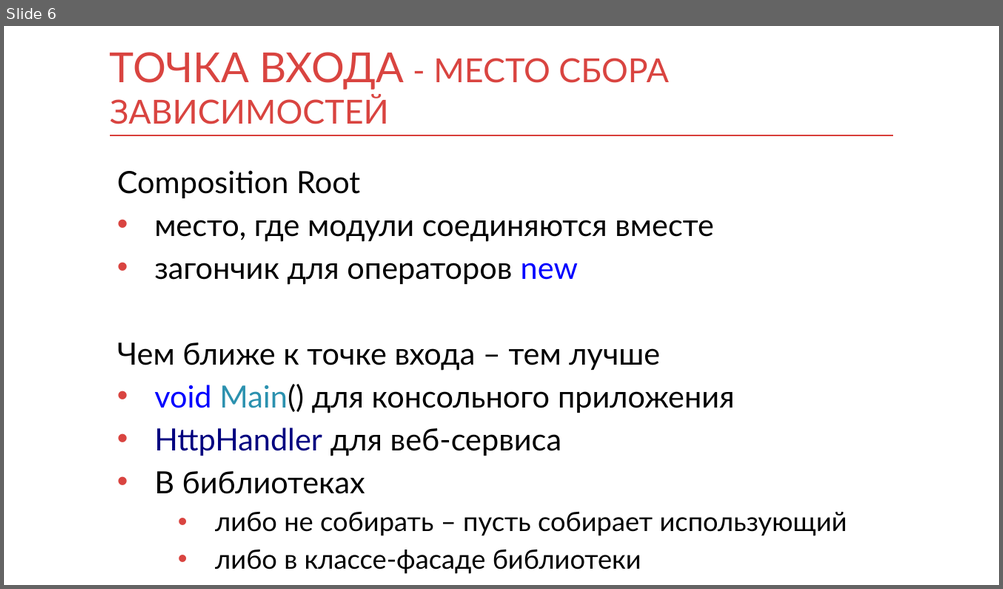
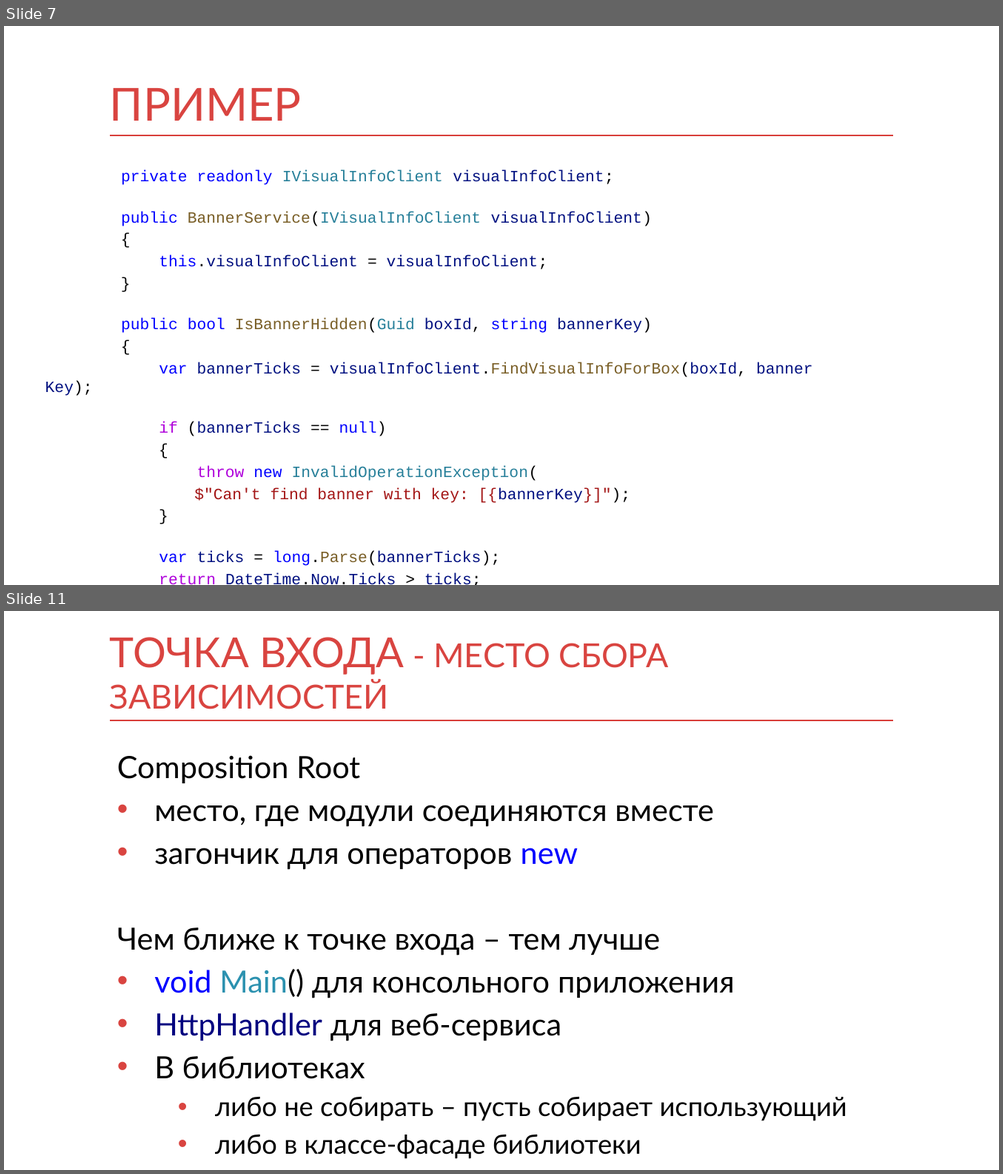
Before and after one commit to kontur-courses/di, a slide deck: di.pptx. Shown one above the other, each under a label of ours: slide 6 before the commit, slides 7 and 11 after it; the slides between them are not shown. The pictures are 1003x589 and 1003x1174 pixels, drawn with LibreOffice and Linux fonts; fonts in the diff are those of the drawing. Boxes give left, top, right and bottom in pixels: in the first picture for what was removed or moved away, otherwise in the second. Text is boxed around its words. In the diff, an @@ line names an element or a change of style, - is before the commit and + after.

```diff
--- a/di.pptx
+++ b/di.pptx
@@ slide 7 added at [4, 26, 999, 585], background #FFFFFF; not listed: 1 template element that a slide beside it also shows @@
@@ title added at [110, 88, 301, 121], 44 pt, text #D94440 @@
+ПРИМЕР
@@ text added at [121, 170, 746, 585], 15.2 pt, text #001080 @@
+private readonly IVisualInfoClient visualInfoClient;
+public BannerService(IVisualInfoClient visualInfoClient)
+{
+this.visualInfoClient = visualInfoClient;
+}
+public bool IsBannerHidden(Guid boxId, string bannerKey)
+{
+var bannerTicks = visualInfoClient.FindVisualInfoForBox(boxId, bannerKey);
+if (bannerTicks == null)
+{
+throw new InvalidOperationException(
+$"Can't find banner with key: [{bannerKey}]");
+}
+var ticks = long.Parse(bannerTicks);
+return DateTime.Now.Ticks > ticks;
+}
@@ what was slide 6 is now slide 11 @@
```
Also in this commit, not shown: 8 slides changed, 13 other slides added.
